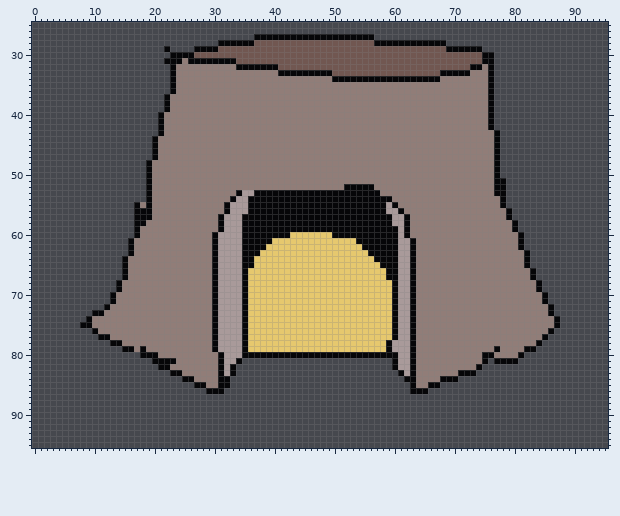
File history of a pixel-art file, assets/sprites/house/house_builder.ase. Above is the file before it was changed.
96x96 pixels, 1 frame. Shown: x 0..95, y 25..95.
The same view after the edit:
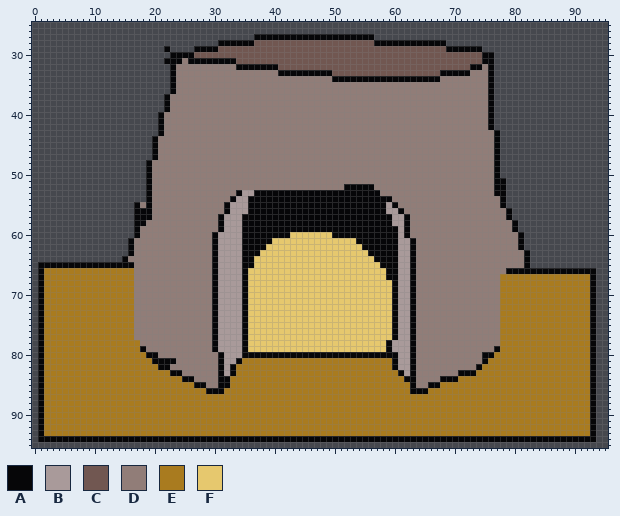
Palette (. is transparent): A #060608  B #a99a9a  C #715751  D #917d78  E #a97b1f  F #e6c86e
What changed:
Layer "Layer 2":
There is now colour A in row 65 at x 1 to 14; in row 66 at x 1 and 84 to 93; in rows 67 to 93 at x 1 and 93; in row 94 at x 1 to 93.
The edit turns colour D into colour A in row 65 at x 16; in row 66 at x 79 to 82.
There is now colour E in row 66 at x 2 to 14; in row 67 at x 2 to 14 and 84 to 92; in rows 68 to 69 at x 2 to 13 and 85 to 92; in rows 70 to 71 at x 2 to 12 and 86 to 92; in row 72 at x 2 to 11 and 87 to 92; in row 73 at x 2 to 9 and 87 to 92.
There is now colour E in row 74 at x 2 to 8 and 88 to 92; in row 75 at x 2 to 7 and 88 to 92; in row 76 at x 2 to 9 and 87 to 92; in row 77 at x 2 to 10 and 86 to 92; in row 78 at x 2 to 12 and 85 to 92; in row 79 at x 2 to 14 and 84 to 92.
There is now colour E in row 80 at x 2 to 17 and 82 to 92; in row 81 at x 2 to 19, 35 to 59, 76 and 81 to 92; in row 82 at x 2 to 20, 34 to 59 and 75 to 92; in row 83 at x 2 to 22, 34 to 60 and 74 to 92; in row 84 at x 2 to 24, 33 to 61 and 71 to 92; in row 85 at x 2 to 26, 33 to 62 and 68 to 92.
There is now colour E in row 86 at x 2 to 28, 32 to 62 and 66 to 92; in rows 87 to 93 at x 2 to 92.
The edit turns colour A into colour E in row 66 at x 15; in row 67 at x 15 and 83; in rows 68 to 69 at x 14 and 84; in rows 70 to 71 at x 13 and 85; in row 72 at x 12 and 86; in row 73 at x 10 to 11 and 86.
The edit turns colour A into colour E in row 74 at x 9 and 87; in row 75 at x 8 to 9 and 87; in row 76 at x 10 and 86; in row 77 at x 11 to 12 and 85; in row 78 at x 13 to 14 and 84; in row 79 at x 15 to 16 and 82 to 83.
The edit turns colour A into colour E in row 80 at x 18 and 81; in row 81 at x 77 to 80.
The edit turns colour D into colour E in row 66 at x 16; in row 67 at x 16 and 78 to 82; in rows 68 to 69 at x 15 to 16 and 78 to 83; in rows 70 to 71 at x 14 to 16 and 78 to 84; in row 72 at x 13 to 16 and 78 to 85; in row 73 at x 12 to 16 and 78 to 85.
The edit turns colour D into colour E in rows 74 to 75 at x 10 to 16 and 78 to 86; in row 76 at x 11 to 16 and 78 to 85; in row 77 at x 13 to 16 and 78 to 84; in row 78 at x 15 to 17 and 78 to 83; in row 79 at x 17 and 78 to 81; in row 80 at x 77 to 80.
Pixel boxes of the changes (left, top, right, bottom) in both pictures:
changed: (38, 262, 596, 442)
